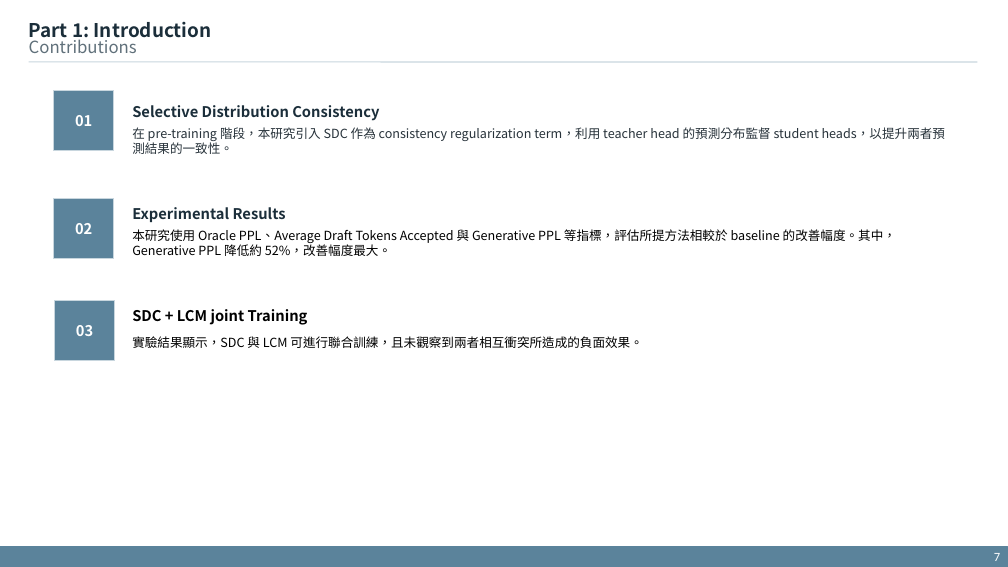
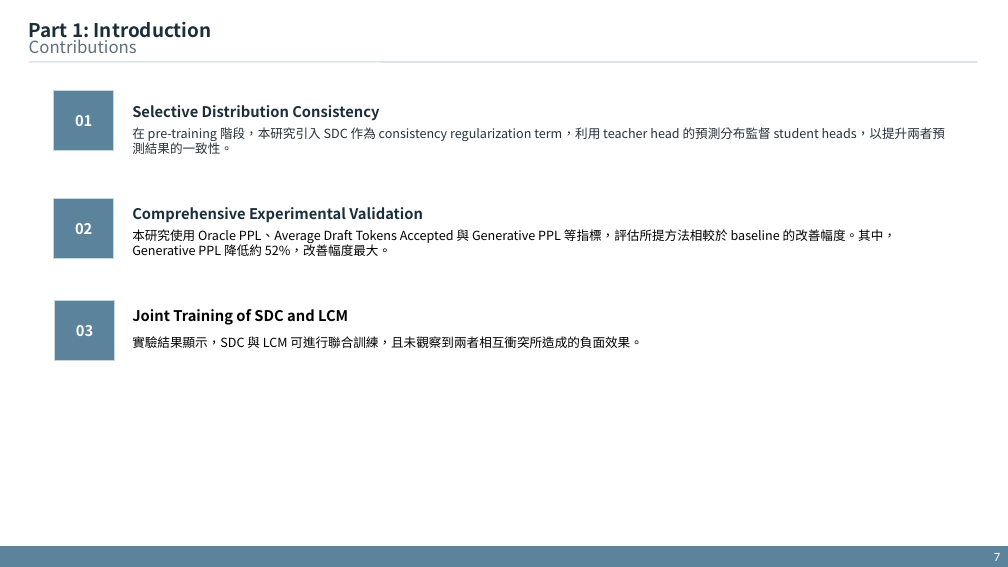
Before and after one commit to xdfg12456/llama-mtp, a slide deck: slide 7 of doc/mtp_with_consistency_method_v2.pptx. Drawn at 1008x567 pixels with LibreOffice and Linux fonts; fonts in the diff are those of the drawing. Boxes give left, top, right and bottom in pixels: in the first picture for what was removed or moved away, otherwise in the second. Text is boxed around its words. In the diff, an @@ line names an element or a change of style, - is before the commit and + after.

```diff
--- a/doc/mtp_with_consistency_method_v2.pptx
+++ b/doc/mtp_with_consistency_method_v2.pptx
@@ text at box(132, 207, 423, 222): text changed @@
-Experimental Results
+Comprehensive Experimental Validation
@@ text at box(132, 309, 348, 325): text changed @@
-SDC + LCM joint Training
+Joint Training of SDC and LCM
```
Also in this commit, not shown: 2 other slides changed.
